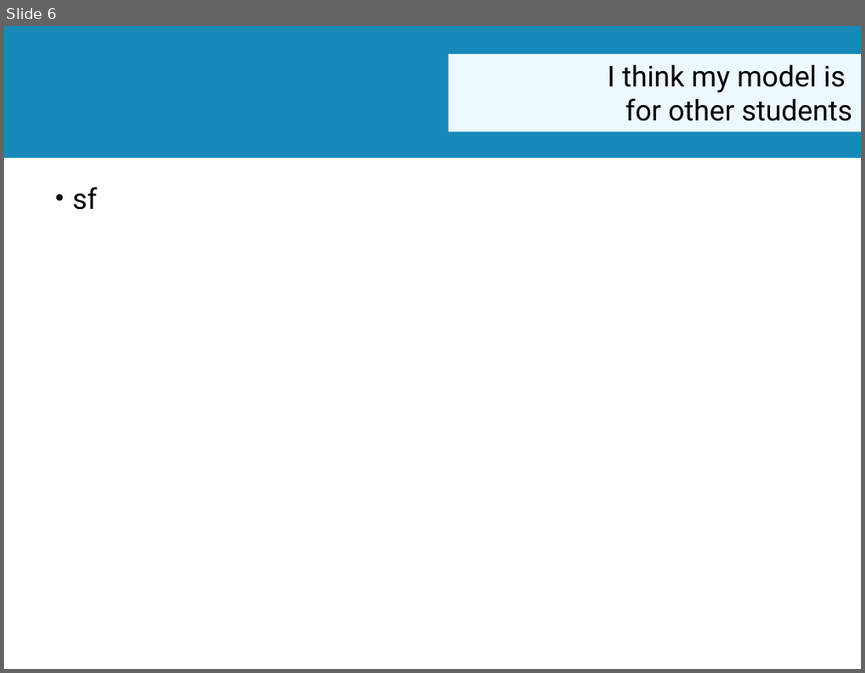
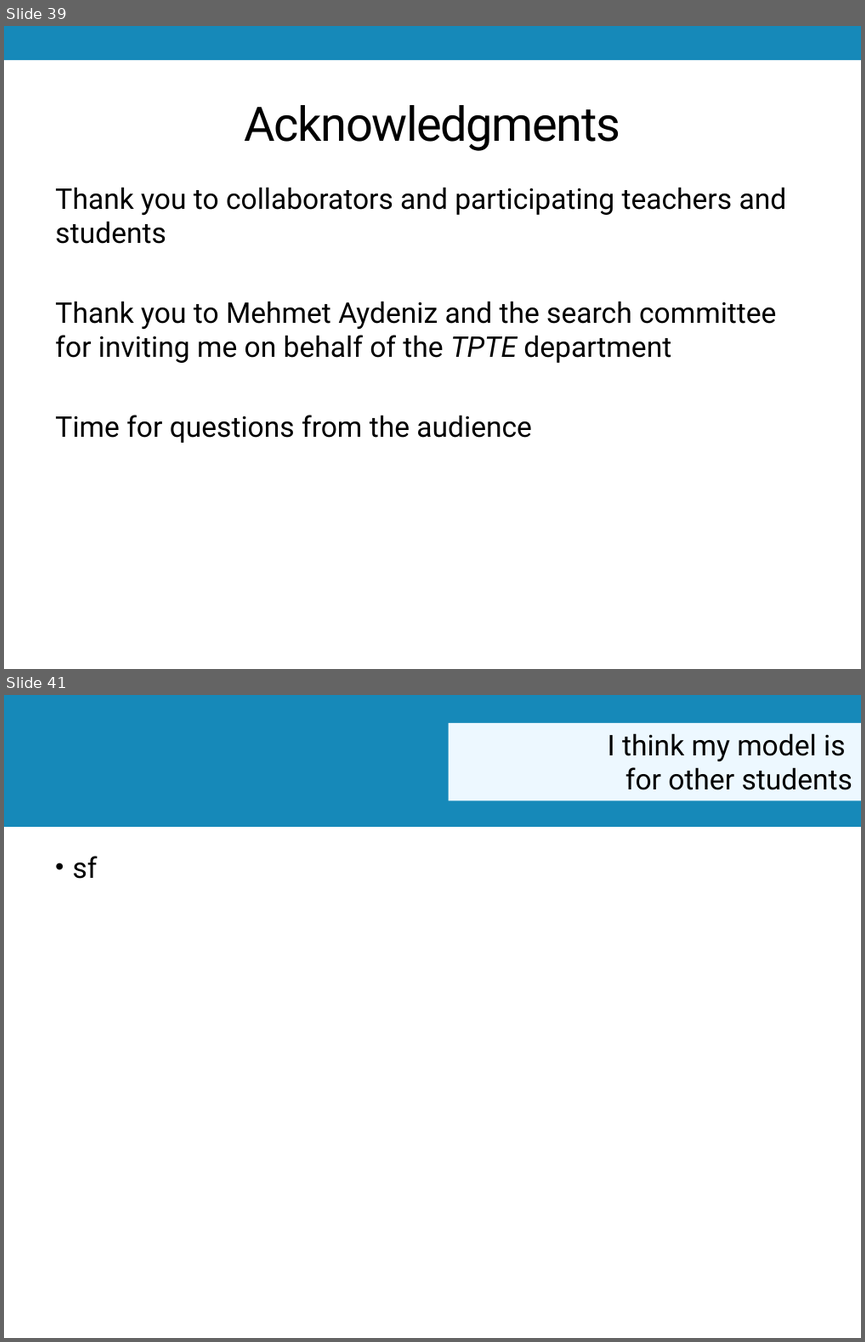
Before and after one commit to jrosen48/job-talk, a slide deck: 2018-1-15-Rosenberg-UT-Knoxville-talk.pptx. Shown one above the other, each under a label of ours: slide 6 before the commit, slides 39 and 41 after it; the slides between them are not shown. The pictures are 865x673 and 865x1342 pixels, drawn with LibreOffice and Linux fonts; fonts in the diff are those of the drawing. Boxes give left, top, right and bottom in pixels: in the first picture for what was removed or moved away, otherwise in the second. Text is boxed around its words. In the diff, an @@ line names an element or a change of style, - is before the commit and + after.

```diff
--- a/2018-1-15-Rosenberg-UT-Knoxville-talk.pptx
+++ b/2018-1-15-Rosenberg-UT-Knoxville-talk.pptx
@@ slide 39 added at [4, 26, 861, 669], background #FFFFFF; not listed: 1 template element that a slide beside it also shows @@
@@ title added at [245, 105, 621, 151], 40 pt, text #000000 @@
+Acknowledgments
@@ text added at [55, 187, 787, 442], 24 pt, text #000000 @@
+Thank you to collaborators and participating teachers and students
+Thank you to Mehmet Aydeniz and the search committee for inviting me on behalf of the TPTE department
+Time for questions from the audience
@@ what was slide 6 is now slide 41 @@
```
Also in this commit, not shown: 2 slides changed, 33 other slides added, 2 slides removed, 1 other file.
